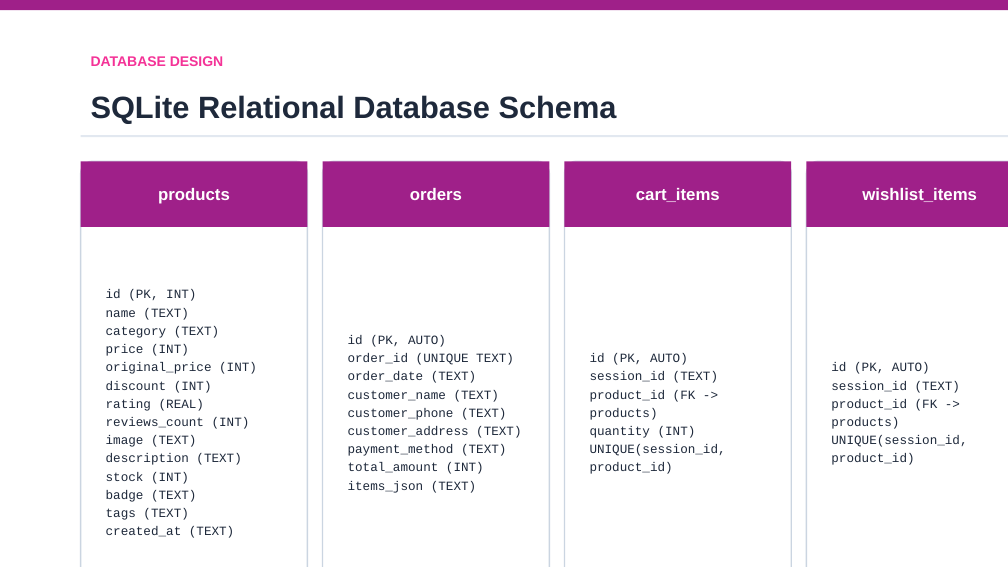
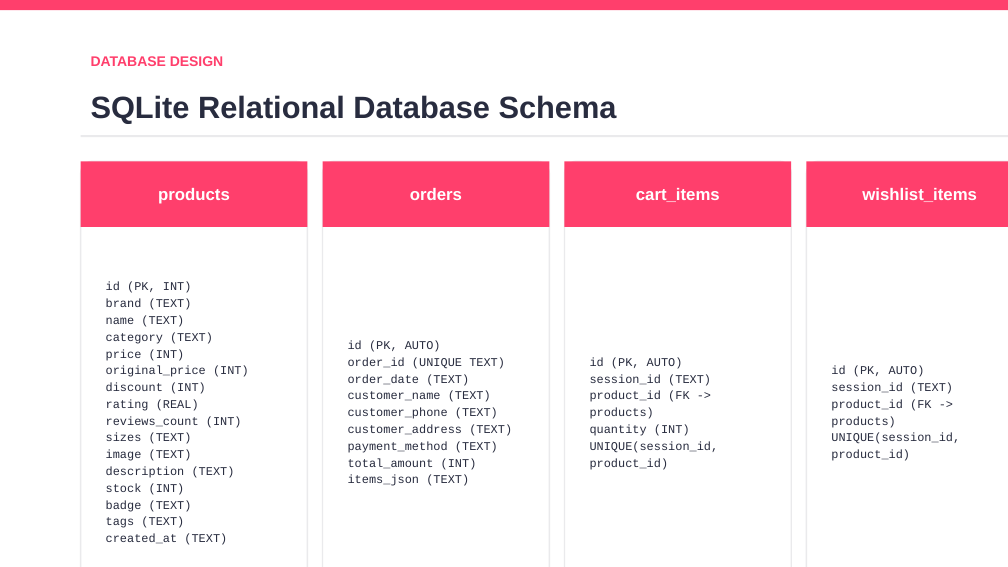
Before and after one commit to krishabh7928-jpg/meesho-clone-, a slide deck: slide 6 of Meesho_Clone_BTech_Project_Presentation.pptx. Drawn at 1008x567 pixels with LibreOffice and Linux fonts; fonts in the diff are those of the drawing. Boxes give left, top, right and bottom in pixels: in the first picture for what was removed or moved away, otherwise in the second. Text is boxed around its words. In the diff, an @@ line names an element or a change of style, - is before the commit and + after.

```diff
--- a/Meesho_Clone_BTech_Project_Presentation.pptx
+++ b/Meesho_Clone_BTech_Project_Presentation.pptx
@@ text "DATABASE DESIGN" at (91, 56, 224, 66): text colour #F43397 to #FF3F6C @@
@@ fill #9F2089 to #FF3F6C in 5 elements at (0, 0, 1008, 10), (323, 161, 549, 227), (564, 161, 791, 227), (806, 161, 1008, 227), (81, 161, 307, 227) @@
@@ outline #CBD5E1 1 pt to #EAEAEC 1 pt in 4 elements at (81, 161, 307, 567), (323, 161, 549, 567), (564, 161, 791, 567), (806, 161, 1008, 567) @@
@@ size 9 to 8.5 pt, text colour #1E293B to #282C3F; line spacing 13pt to 12pt in 3 elements at (348, 341, 512, 486), (590, 357, 719, 470), (831, 366, 960, 461) @@
@@ text at (106, 299, 192, 310): paragraph added @@
+brand (TEXT)
@@ text at (106, 282, 249, 545): size 9 to 8.5 pt, text colour #1E293B to #282C3F in "id (PK, INT)", "name (TEXT)", "category (TEXT)", "price (INT)" and 10 more places; line spacing 13pt to 12pt @@
@@ text at (106, 433, 192, 444): paragraph added @@
+sizes (TEXT)
```
Also in this commit, not shown: 13 other slides changed, 22 other files.
